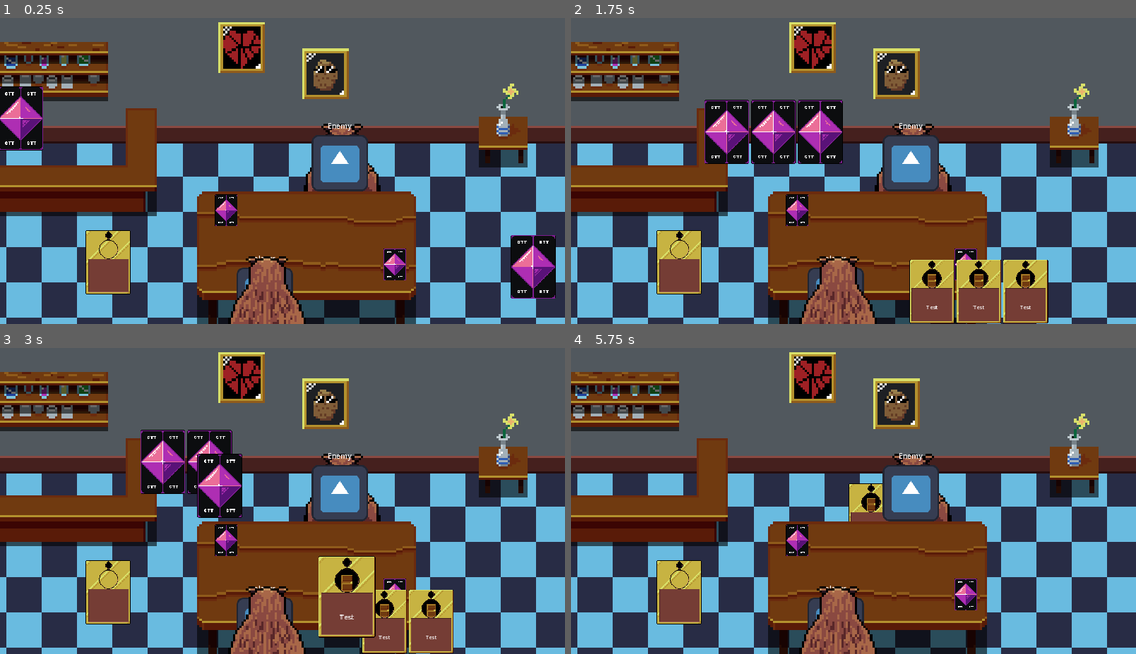
Above: before the commit, frames 1-4 (two rows, left to right).
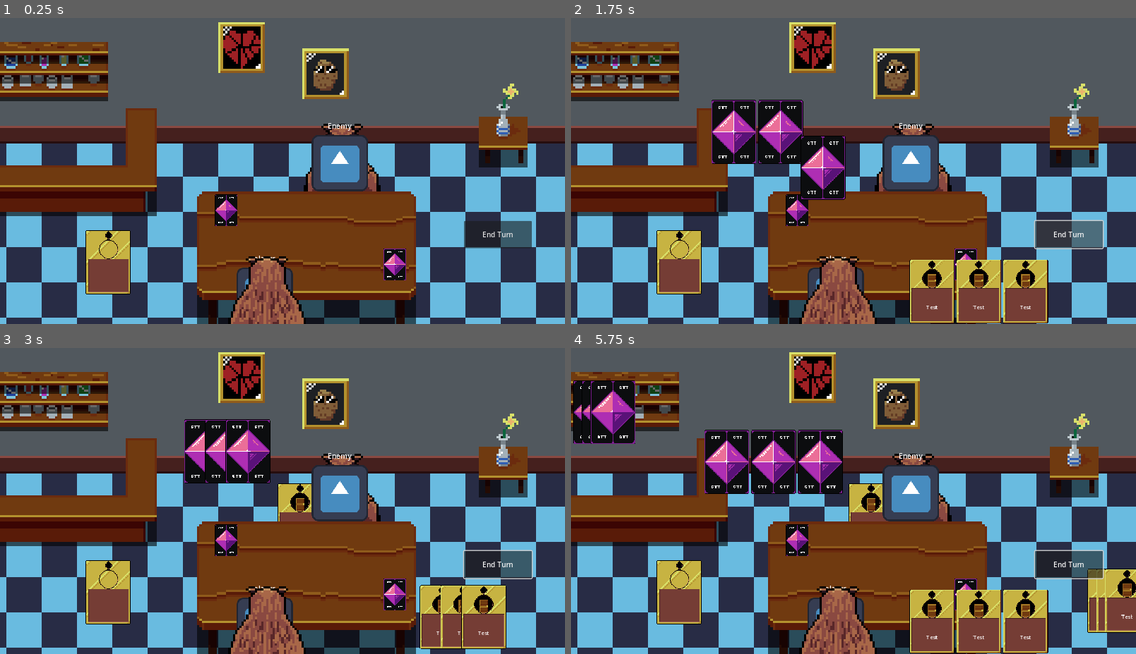
Above: after the commit, the same moments.

Repository: Buckviser/GameJam
Game: Godot game, scene res://scenes/battle_table.tscn
Same seed, same stepped clock (60 frames per second), same inputs: the game is played once before the commit and once after it. The engine's default icon, where the game draws it, is replaced by a stand-in: a white triangle on a blue panel in a dark square.
Inputs (mouse positions are in pixels of both pictures, inside the frame that each line leads up to):
- Up to frame 1 (0.25 s): no input
- Up to frame 2 (1.75 s): click (1068, 235) at 0.5 s, where only the run after the commit has a clickable "End Turn"; click (1068, 235) at 1.25 s, where only the run after the commit has a clickable "End Turn"
- Up to frame 3 (3 s): click (497, 565) at 2 s, where only the run after the commit has a clickable "End Turn"; tap Enter at 2.75 s; move the mouse to (361, 620) at 2.77 s; tap Z at 2.85 s; click (361, 620) at 2.92 s
- Up to frame 4 (5.75 s): tap Space at 3.02, 3.77, 5.27 s; move the mouse to (955, 620) at 3.52 s; tap Z at 3.6, 4.35, 5.1 s; click (955, 620) at 3.67 s; move the mouse to (977, 620) at 4.27 s; click (977, 620) at 4.42 s; move the mouse to (825, 559) at 5.02 s; click (825, 559) at 5.17 s

The runs differ from the first frame. In frame 1, 4.1% of the frame differs, in the area x 0-99%, y 22-92%; in frame 2, 4.6%; in frame 3, 14%; in frame 4, 15%, in the area x 0-100%, y 10-100%.
Error after the commit: Invalid access to property or key 'card_owner' on a base object of type 'null instance'. (res://scenes/battle_table.tscn::GDScript_si2f6:102)

Commit message:
Update battle_table.tscn

Diff:
--- a/scenes/battle_table.tscn
+++ b/scenes/battle_table.tscn
@@ -51,8 +51,10 @@
 var _enemy_cards_count := 0
 var _player_deck := []
 var _enemy_deck := []
+var _player_discard_pile := []
+var _enemy_discard_pile := []
 var _current_action := \"\"
-var _action_owner := \"\"
+var _action_owner: Character
 
 
 # --- Onready Variables ---
@@ -105,27 +107,25 @@
 	_player_deck.shuffle()
 	_enemy_deck.shuffle()
 
-	for _i in range(0, p_player.draw_amount):
-		_draw_new_card(p_player, _player_deck.pop_front())
-
-	for _i in range(0, p_player.draw_amount):
-		_draw_new_card(p_enemy, _enemy_deck.pop_front())
+	_new_turn()
 
 
 func request_card_use(p_card: Control) -> void:
+	if p_card.card_owner != _action_owner:
+		return
+
 	if p_card.card_owner == _player_obj:
 		_player_cards_count -= 1
 		_disconnect_player_card_signals(p_card)
 
 	else:
-#		var flip_tween = create_tween()
-#		flip_tween.tween_property(p_card, \"rotation\", 0, 0.3)
 		_enemy_cards_count -= 1
 
 	p_card.z_index = 3
 	p_card.prepare_to_use()
 	p_card.reparent($used_cards_pile)
 
+
 	var tween = create_tween()
 	tween.tween_property(p_card, \"global_position\",
 			_used_card_final_position.global_position, 0.3)
@@ -135,6 +135,10 @@
 
 	if p_card.card_owner == _enemy_obj:
 		p_card.flip()
+		_enemy_discard_pile.append(p_card.get_card_data())
+
+	else:
+		_player_discard_pile.append(p_card.get_card_data())
 
 
 # --- Private Functions ---
@@ -160,6 +164,75 @@
 	add_child(new_card)
 
 	_do_card_tween(new_card)
+
+
+func _new_turn() -> void:
+	await _discard_characters_cards()
+	_draw_characters_cards()
+	_action_owner = _player_obj
+
+
+func _draw_characters_cards() -> void:
+	if _player_deck.size() < _player_obj.draw_amount:
+		await _reset_deck(_player_obj)
+
+	if _enemy_deck.size() < _enemy_obj.draw_amount:
+		await _reset_deck(_enemy_obj)
+
+	for _i in range(0, _player_obj.draw_amount):
+		_draw_new_card(_player_obj, _player_deck.pop_front())
+
+	for _i in range(0, _enemy_obj.draw_amount):
+		_draw_new_card(_enemy_obj, _enemy_deck.pop_front())
+
+
+func _discard_characters_cards() -> void:
+	# Avoid erros in mouse exited signal
+	for card in _player_hand_container.get_children():
+		card.prepare_to_use()
+
+	await get_tree().create_timer(0.3).timeout
+
+	for card in _player_hand_container.get_children():
+		_player_discard_pile.append(card.get_card_data())
+		card.queue_free()
+
+	for card in _enemy_hand_container.get_children():
+		_enemy_discard_pile.append(card.get_card_data())
+		card.queue_free()
+
+	_player_cards_count = 0
+	_enemy_cards_count = 0
+
+
+func _reset_deck(p_who: Character) -> void:
+	var deck: Array
+	var used_pile: Array
+
+	if p_who == _player_obj:
+		deck = _player_deck
+		used_pile = _player_discard_pile
+
+	else:
+		deck = _enemy_deck
+		used_pile = _enemy_discard_pile
+
+	for card in used_pile:
+		deck.append(card)
+
+	used_pile.clear()
+	deck.shuffle()
+
+
+func _enemy_turn() -> void:
+	_action_owner = _enemy_obj
+	await get_tree().create_timer(1.0).timeout
+
+	if _enemy_cards_count > 0:
+		var card = _enemy_hand_container.get_child(0)
+		await request_card_use(card)
+
+	_new_turn()
 
 
 func _do_card_tween(p_card: Control) -> void:
@@ -251,6 +324,10 @@
 	tween.tween_property(p_card, \"scale\", Vector2(1.0, 1.0), 0.2)
 	await tween.finished
 	p_card.z_index = 0
+
+
+func _on_end_turn_button_pressed() -> void:
+	_enemy_turn()
 "
 
 [node name="battle_table" type="Control" node_paths=PackedStringArray("_enemy_hand_container", "_player_hand_container", "_player_deck_node", "_enemy_deck_node", "_used_card_final_position")]
@@ -372,4 +449,14 @@
 position = Vector2(246, 580)
 texture = ExtResource("9_essnk")
 
+[node name="gui" type="CanvasLayer" parent="."]
+
+[node name="end_turn_button" type="Button" parent="gui"]
+offset_left = 1051.0
+offset_top = 486.0
+offset_right = 1205.0
+offset_bottom = 548.0
+text = "End Turn"
+
 [connection signal="gui_input" from="player_deck" to="." method="_on_deck_gui_input"]
+[connection signal="pressed" from="gui/end_turn_button" to="." method="_on_end_turn_button_pressed"]
